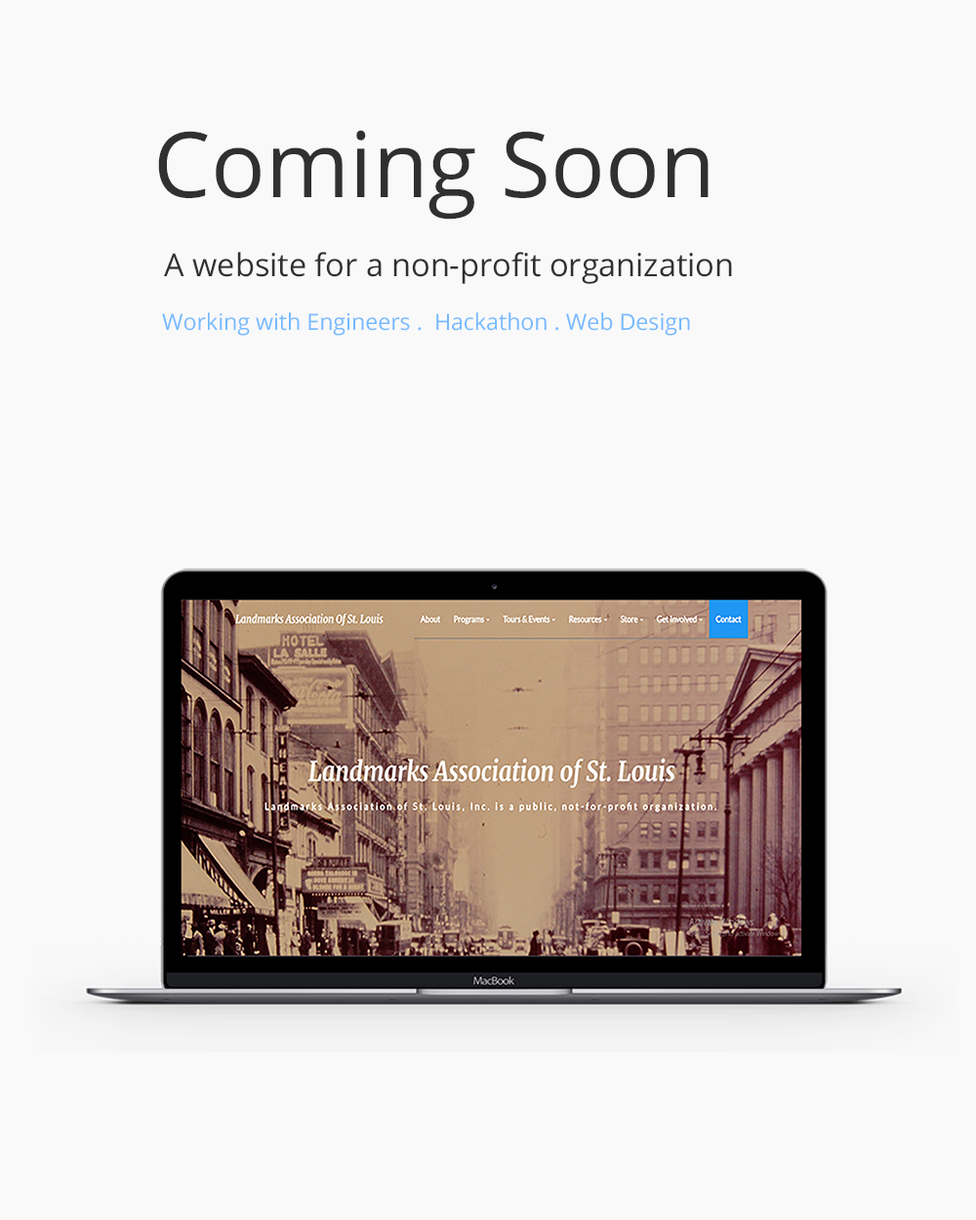
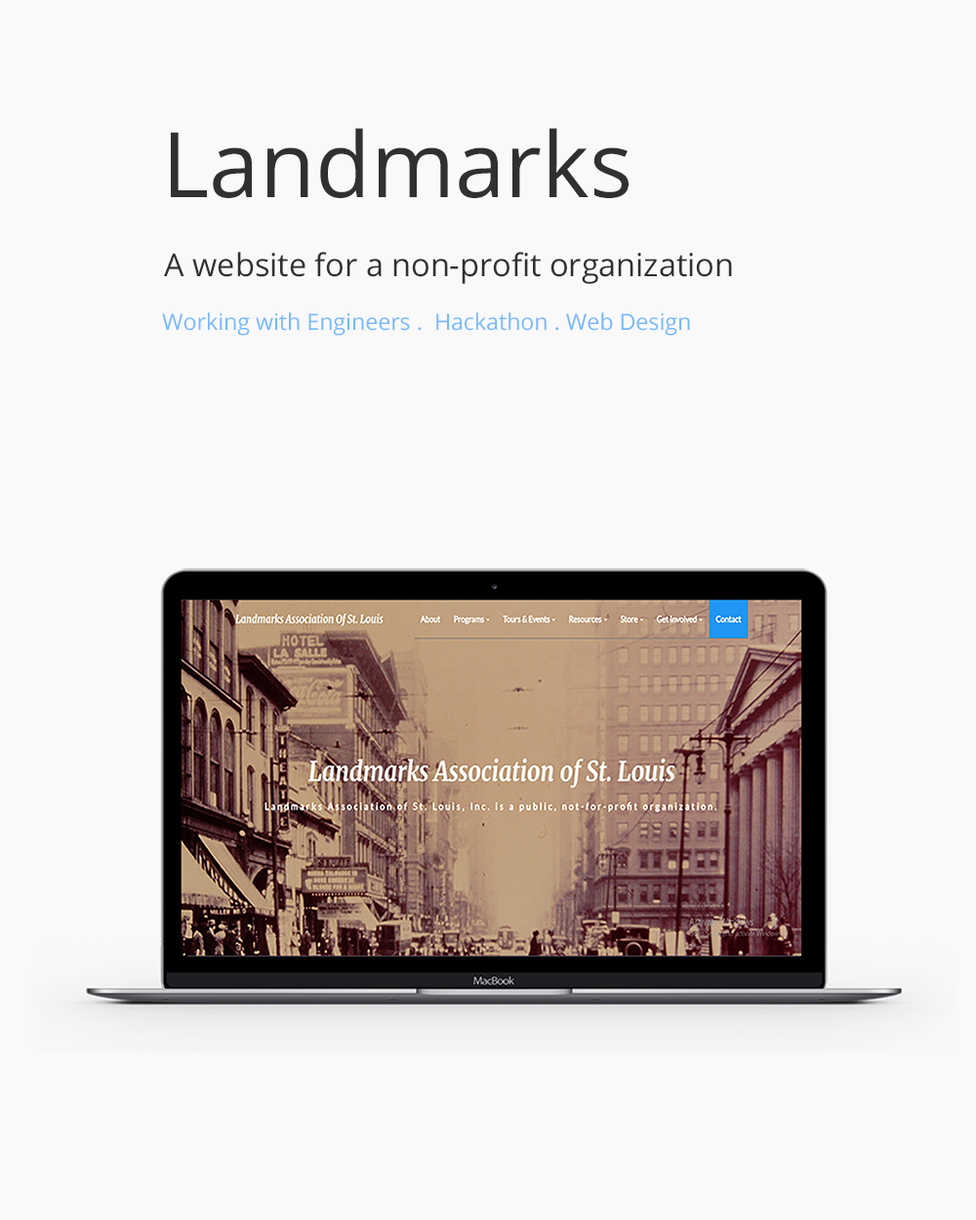
Layered file, before and after one edit (w=976, h=1220). Changes by layer:
renamed "Coming Soon" to "Landmarks", painted on it over [158, 127, 709, 220]
